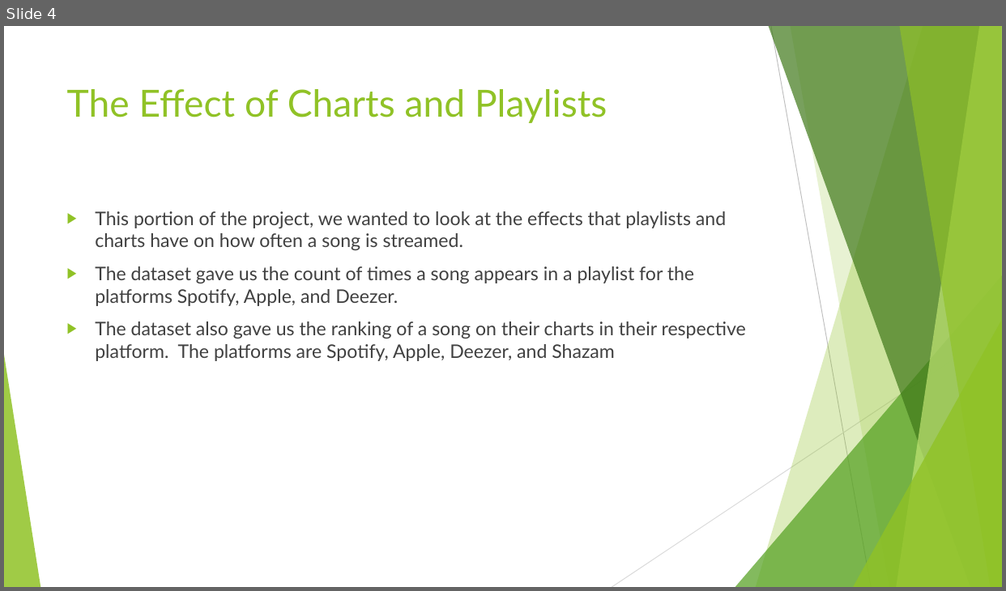
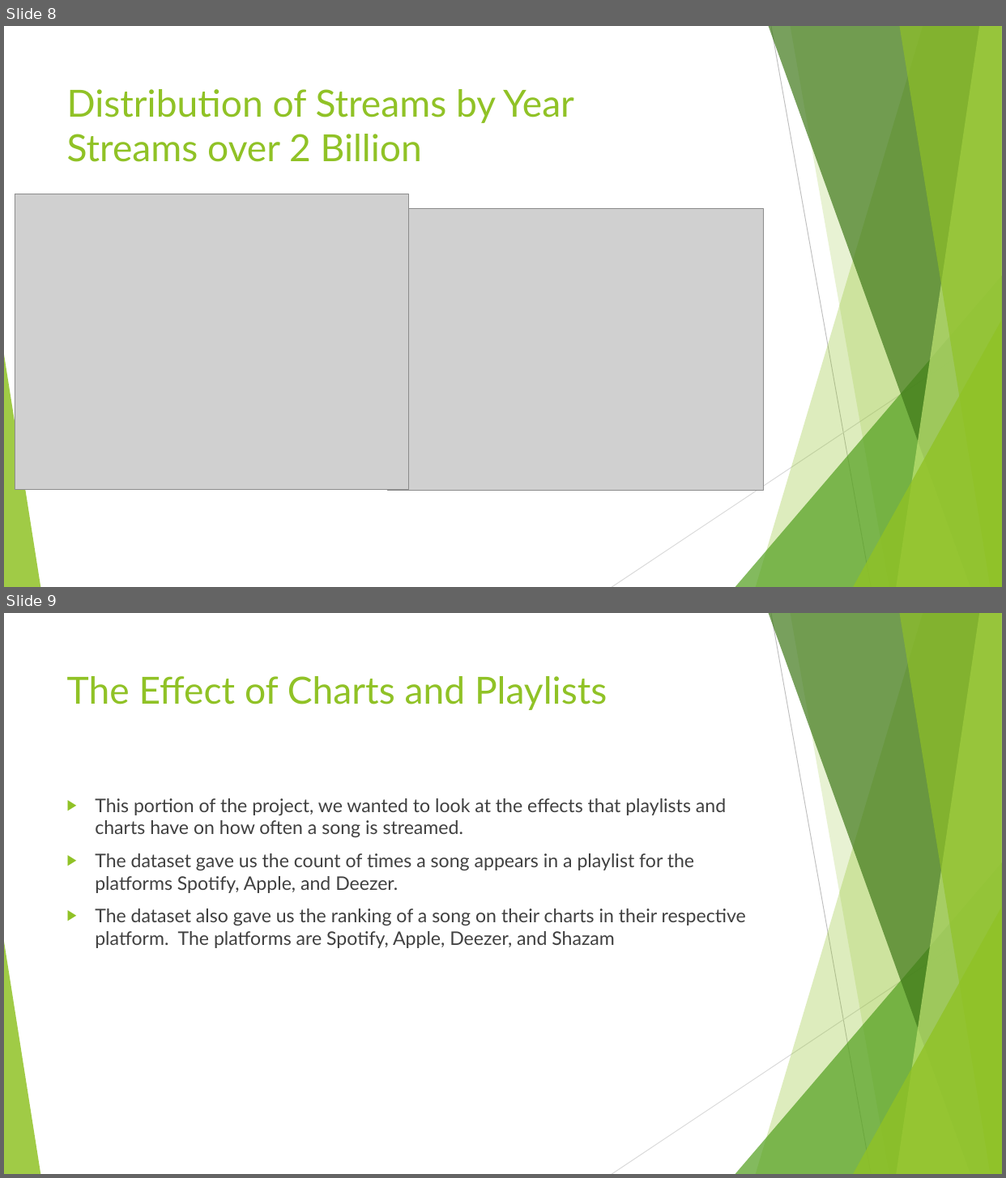
Before and after one commit to d6kramer/project-1-group-08, a slide deck: Project_1_Spotify_2023_Analysis.pptx. Shown one above the other, each under a label of ours: slide 4 before the commit, slides 8 and 9 after it. The pictures are 1006x591 and 1006x1178 pixels, drawn with LibreOffice and Linux fonts; fonts in the diff are those of the drawing; grey boxes stand for pictures. Boxes give left, top, right and bottom in pixels: in the first picture for what was removed or moved away, otherwise in the second. Text is boxed around its words. In the diff, an @@ line names an element or a change of style, - is before the commit and + after.

```diff
--- a/Project_1_Spotify_2023_Analysis.pptx
+++ b/Project_1_Spotify_2023_Analysis.pptx
@@ slide 8 added at [4, 26, 1002, 587], background #FFFFFF; not listed: 10 template elements that a slide beside it also shows @@
@@ title added at [67, 89, 574, 162], 36 pt, text #90C226 @@
+Distribution of Streams by Year
+Streams over 2 Billion
@@ picture added at [15, 194, 408, 490] @@
@@ picture added at [388, 209, 763, 490] @@
@@ what was slide 4 is now slide 9 @@
```
Also in this commit, not shown: 1 slide changed, 4 other slides added, 3 other files.
